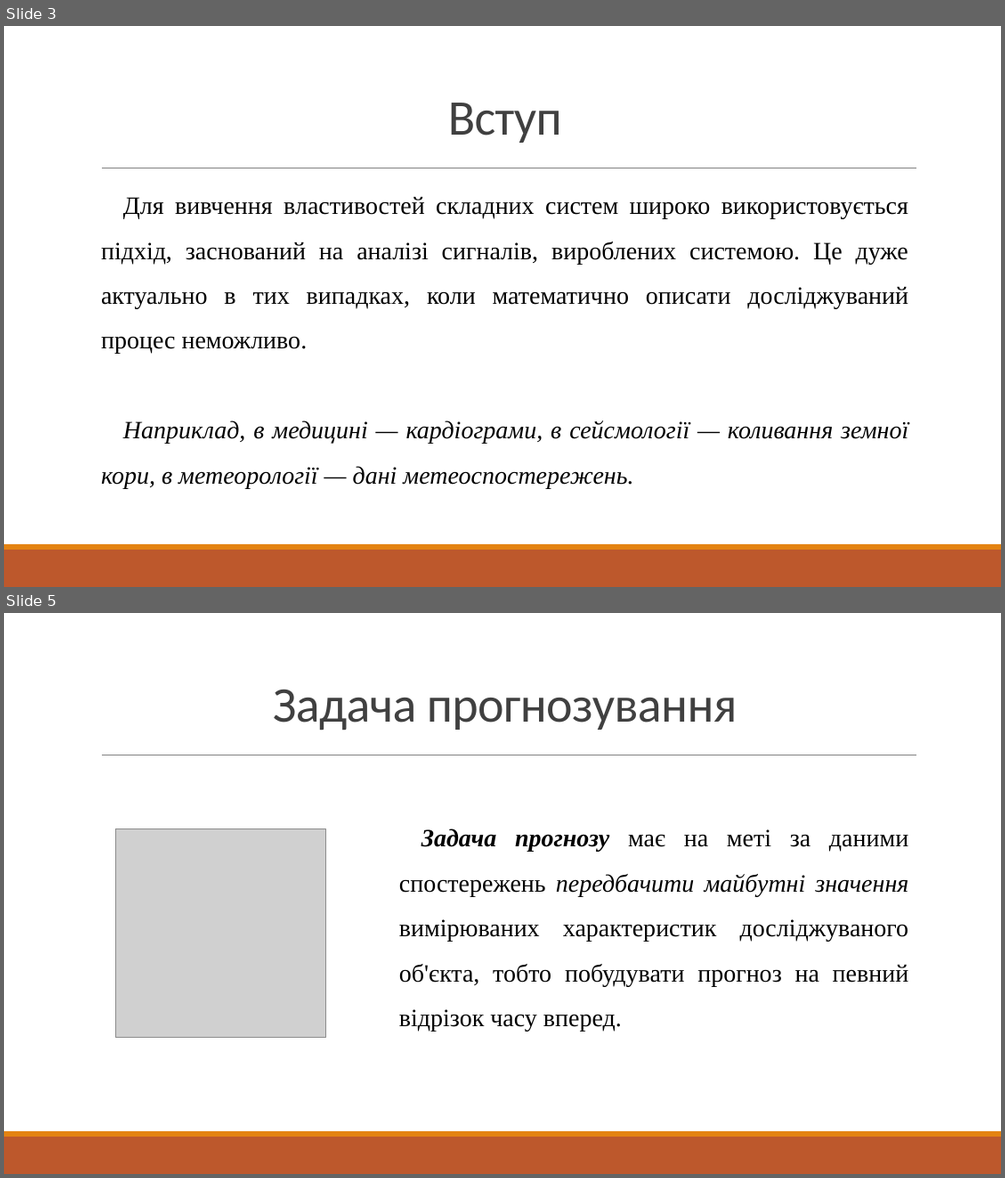
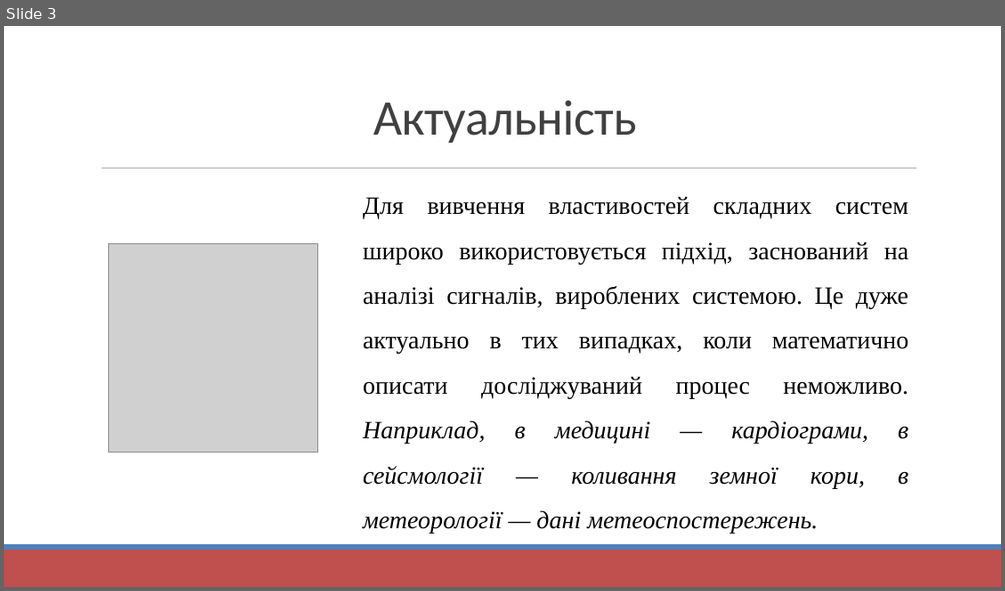
Before and after one commit to Sahlet/GammaNN, a slide deck: Documents/мой диплом/ПРЕЗЕНТАЦИЯ(предзащита).pptx. Shown one above the other, each under a label of ours: slides 3 and 5 before the commit, slide 3 after it; the slides between them are not shown. The pictures are 1005x1178 and 1005x591 pixels, drawn with LibreOffice and Linux fonts; fonts in the diff are those of the drawing; grey boxes stand for pictures. Boxes give left, top, right and bottom in pixels: in the first picture for what was removed or moved away, otherwise in the second. Text is boxed around its words. In the diff, an @@ line names an element or a change of style, - is before the commit and + after.

```diff
--- a/Documents/мой диплом/ПРЕЗЕНТАЦИЯ(предзащита).pptx
+++ b/Documents/мой диплом/ПРЕЗЕНТАЦИЯ(предзащита).pptx
@@ slide 5 removed at <box>4,613,1001,1174</box>, background #FFFFFF; not listed: 3 template elements that a slide beside it also shows @@
@@ title removed at <box>273,689,737,730</box> @@
-Задача прогнозування
@@ picture removed at <box>116,829,325,1038</box> @@
@@ text removed at <box>399,828,909,1030</box> @@
-Задача прогнозу має на меті за даними спостережень передбачити майбутні значення вимірюваних характеристик досліджуваного об'єкта, тобто побудувати прогноз на певний відрізок часу вперед.
@@ slide 3 changed as well @@
@@ text at <box>373,100,637,143</box>: text changed @@
-Вступ
+Актуальність
@@ line (102, 168) - (917, 168): stroke #808080 0.5 pt to #808080 0.51 pt @@
@@ text at <box>363,196,908,533</box>: text changed @@
-Для вивчення властивостей складних систем широко використовується підхід, заснований на аналізі сигналів, вироблених системою. Це дуже актуально в тих випадках, коли математично описати досліджуваний процес неможливо.
-Наприклад, в медицині — кардіограми, в сейсмології — коливання земної кори, в метеорології — дані метеоспостережень.
+Для вивчення властивостей складних систем широко використовується підхід, заснований на аналізі сигналів, вироблених системою. Це дуже актуально в тих випадках, коли математично описати досліджуваний процес неможливо. Наприклад, в медицині — кардіограми, в сейсмології — коливання земної кори, в метеорології — дані метеоспостережень.
@@ picture added at <box>109,244,318,452</box> @@
@@ rectangle at <box>4,549,1001,587</box>: fill #BD582C to #C0504D @@
@@ rectangle at <box>4,544,1001,549</box>: fill #E48312 to #4F81BD @@
```
Also in this commit, not shown: 7 other slides changed, 3 slides added, 6 other slides removed, 7 other files.
